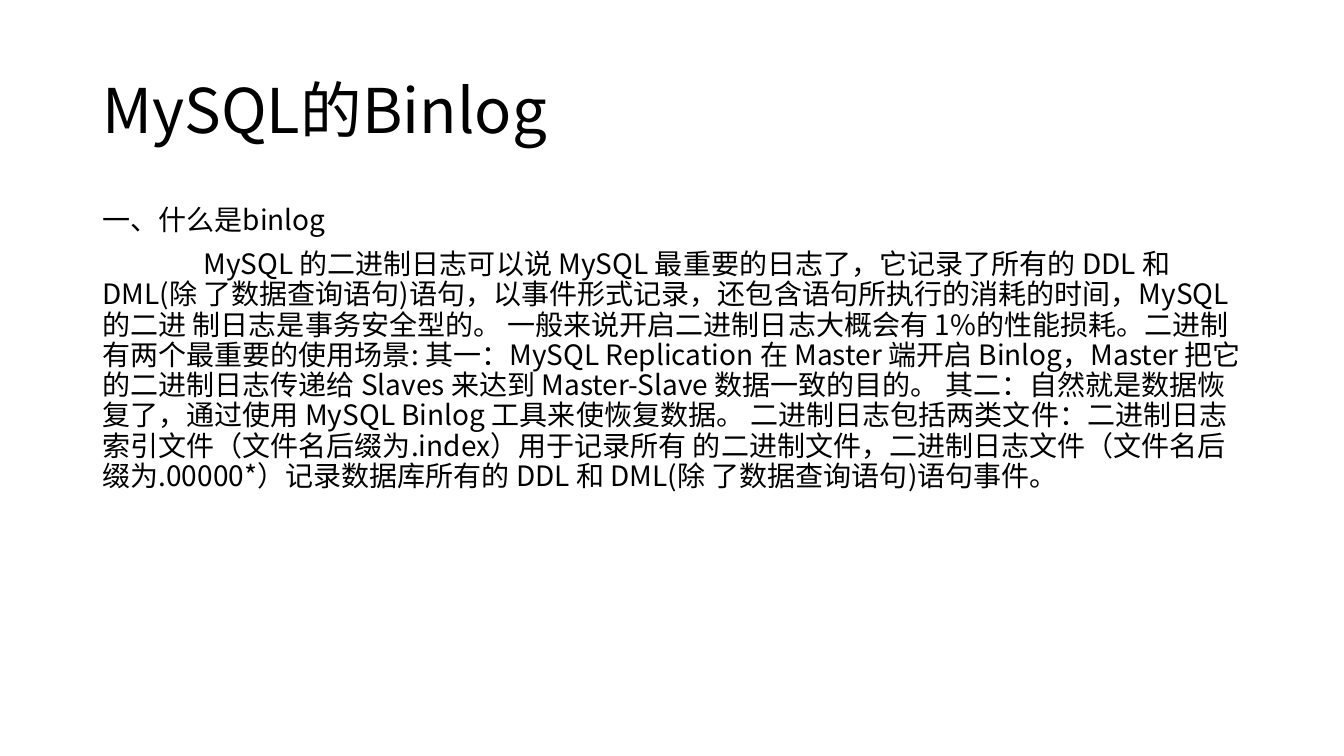
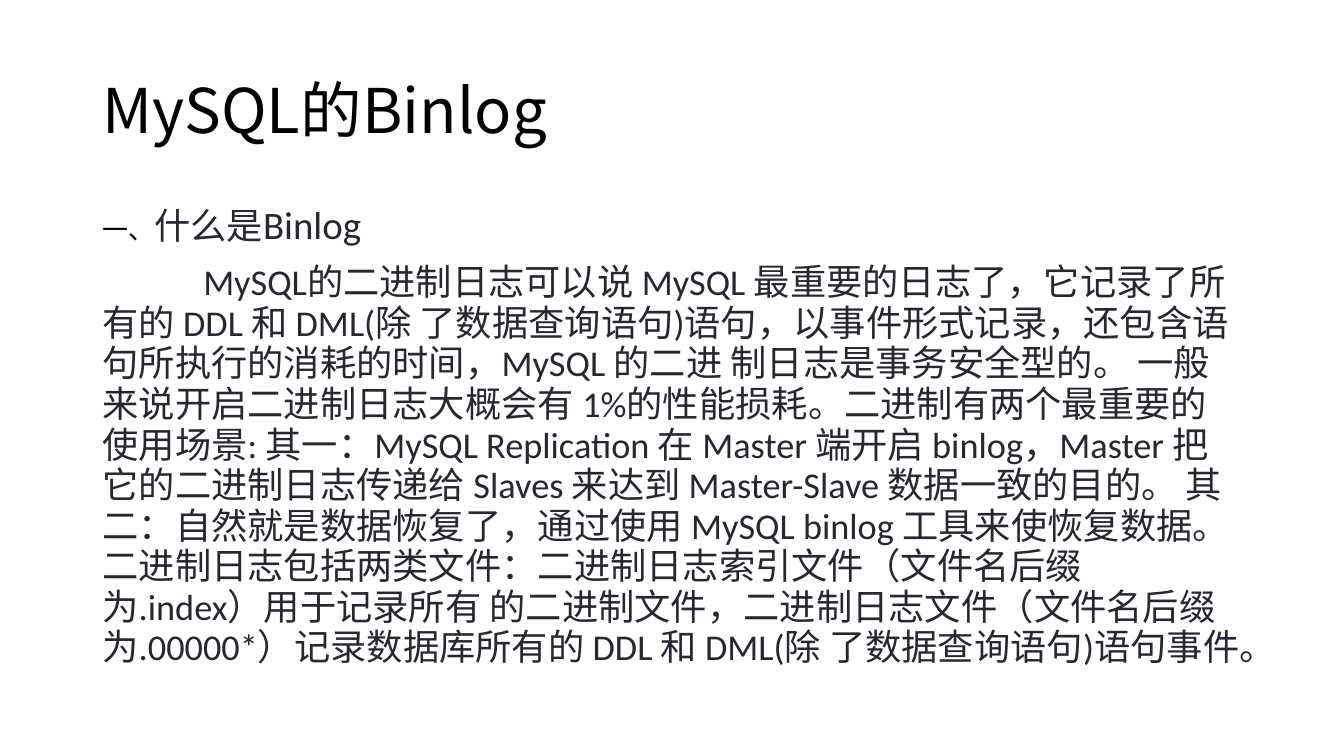
Before and after one commit to xiaoyong1219/StudyNoteRepository, a slide deck: slide 7 of 9、Canal笔记/Canal.pptx (slide 3 before the commit). Drawn at 1344x756 pixels with LibreOffice and Linux fonts; fonts in the diff are those of the drawing. Boxes give left, top, right and bottom in pixels: in the first picture for what was removed or moved away, otherwise in the second. Text is boxed around its words. In the diff, an @@ line names an element or a change of style, - is before the commit and + after.

```diff
--- a/9、Canal笔记/Canal.pptx
+++ b/9、Canal笔记/Canal.pptx
@@ text at (102,209,1275,665): text changed; size 20 to 25.9 pt; font Noto Sans CJK SC to Calibri; text colour #000000 to #24292F @@
-一、什么是binlog
-MySQL 的二进制日志可以说 MySQL 最重要的日志了，它记录了所有的 DDL 和 DML(除 了数据查询语句)语句，以事件形式记录，还包含语句所执行的消耗的时间，MySQL 的二进 制日志是事务安全型的。 一般来说开启二进制日志大概会有 1%的性能损耗。二进制有两个最重要的使用场景: 其一：MySQL Replication 在 Master 端开启 Binlog，Master 把它的二进制日志传递给 Slaves 来达到 Master-Slave 数据一致的目的。 其二：自然就是数据恢复了，通过使用 MySQL Binlog 工具来使恢复数据。 二进制日志包括两类文件：二进制日志索引文件（文件名后缀为.index）用于记录所有 的二进制文件，二进制日志文件（文件名后缀为.00000*）记录数据库所有的 DDL 和 DML(除 了数据查询语句)语句事件。
+一、什么是Binlog
+MySQL的二进制日志可以说 MySQL 最重要的日志了，它记录了所有的 DDL 和 DML(除 了数据查询语句)语句，以事件形式记录，还包含语句所执行的消耗的时间，MySQL 的二进 制日志是事务安全型的。 一般来说开启二进制日志大概会有 1%的性能损耗。二进制有两个最重要的使用场景: 其一：MySQL Replication 在 Master 端开启 binlog，Master 把它的二进制日志传递给 Slaves 来达到 Master-Slave 数据一致的目的。 其二：自然就是数据恢复了，通过使用 MySQL binlog 工具来使恢复数据。 二进制日志包括两类文件：二进制日志索引文件（文件名后缀为.index）用于记录所有 的二进制文件，二进制日志文件（文件名后缀为.00000*）记录数据库所有的 DDL 和 DML(除 了数据查询语句)语句事件。
```
Also in this commit, not shown: 3 other slides changed, 4 slides added, 3 slides removed, 1 other file.
